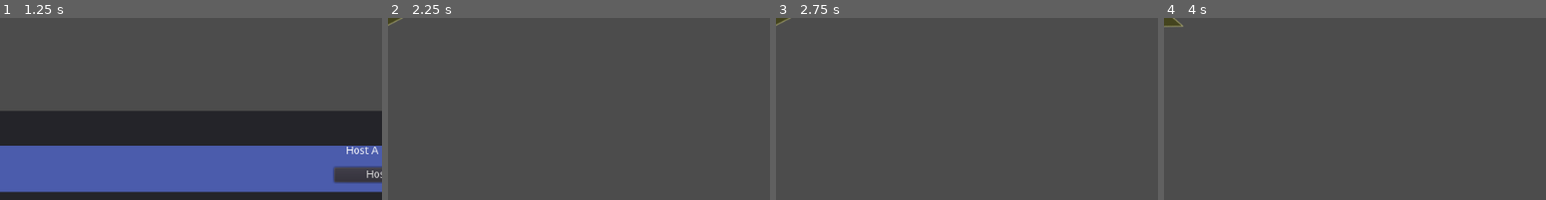
Above: before the commit, frames 1-4 (left to right).
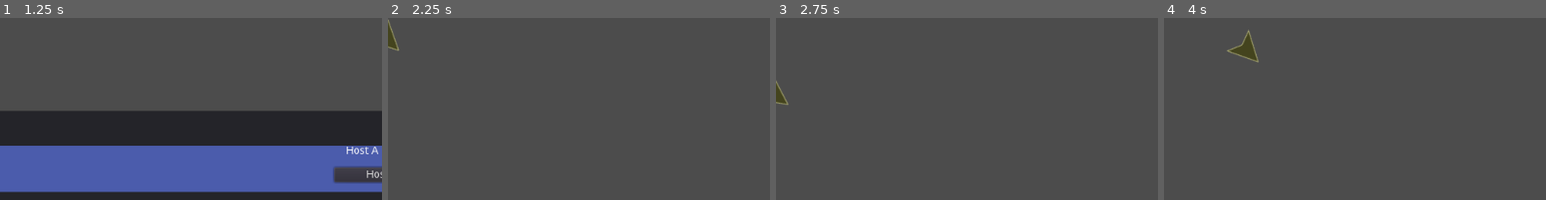
Above: after the commit, the same moments.

Repository: Schwarcraft/DreamGame
Game: Godot game, scene res://Lobby.tscn
The game is run twice, just before and just after one commit, with the same random seed, the same clock (stepped at 60 frames per second) and the same inputs.
Inputs (mouse positions are % of the whole screen's width and height, from its top left):
- Up to frame 1 (1.25 s): tap Enter at 0.5 s; move the mouse to (72, 55) at 0.52 s; hold Right (ui_right) from 0.53 s (still down)
- Up to frame 2 (2.25 s): release Right (ui_right) at 1.25 s; click "Host" at 1.25 s; tap Space at 2 s; move the mouse to (30, 67) at 2.02 s; hold Down (ui_down) from 2.03 s (still down)
- Up to frame 3 (2.75 s): keep holding Down (ui_down)
- Up to frame 4 (4 s): tap Enter at 2.75 s; move the mouse to (60, 34) at 2.77 s; release Down (ui_down) at 2.78 s; hold Right (ui_right) 2.78-3.53 s; move the mouse to (45, 86) at 3.52 s; hold Up (ui_up) from 3.53 s (still down)
The pictures show only the part of the screen within x 0-50%, y 0-50%; the shares and areas given below are measured in that part.

Frame 1 is identical in both runs. In frame 2, 0.3% of the frame differs, in the area x 0-4%, y 0-19%; in frame 3, 0.3%; in frame 4, 0.8%, in the area x 0-25%, y 0-25%.

Commit message:
Movement
Added better movement and object looks as cursor

Diff:
--- a/Ship.gd
+++ b/Ship.gd
@@ -1,8 +1,10 @@
 extends RigidBody2D
 
-var speed = 200
+var speed = 150
 var rotation_speed = 150
 var max_speed = 80
+var screen_size
+var Mouse_position
 # Declare member variables here. Examples:
 # var a = 2
 # var b = "text"
@@ -15,19 +17,23 @@
 
 # Called every frame. 'delta' is the elapsed time since the previous frame.
 func _process(delta):
+	Mouse_position=get_local_mouse_position()
+	var velocity = Vector2()  # The player's movement vector.
 	if is_network_master():
+		if Input.is_action_pressed("ui_right"):
+			velocity.x += 1
+		if Input.is_action_pressed("ui_left"):
+			velocity.x -= 1
+		if Input.is_action_pressed("ui_down"):
+			velocity.y += 1
 		if Input.is_action_pressed("ui_up"):
-			add_force(Vector2(0,0), Vector2(cos(rotation), sin(rotation))*delta*speed)
-
-		if get_linear_velocity().length()>max_speed:
-			set_linear_velocity(get_linear_velocity().normalized()*max_speed)
-
-		if Input.is_action_pressed("ui_left"):
-			set_angular_velocity(-rotation_speed*delta)
-
-		if Input.is_action_pressed("ui_right"):
-			set_angular_velocity(rotation_speed*delta)
-
+			velocity.y -= 1
+		if velocity.length() > 0:
+			velocity = velocity.normalized() * speed
+		position += velocity * delta
+		rotation += Mouse_position.angle()
+#		position.x = clamp(position.x, 0, screen_size.x)
+#		position.y = clamp(position.y, 0, screen_size.y)
 		rset_unreliable("slave_position", position)
 		rset_unreliable("slave_rotation", rotation)
 	else:
